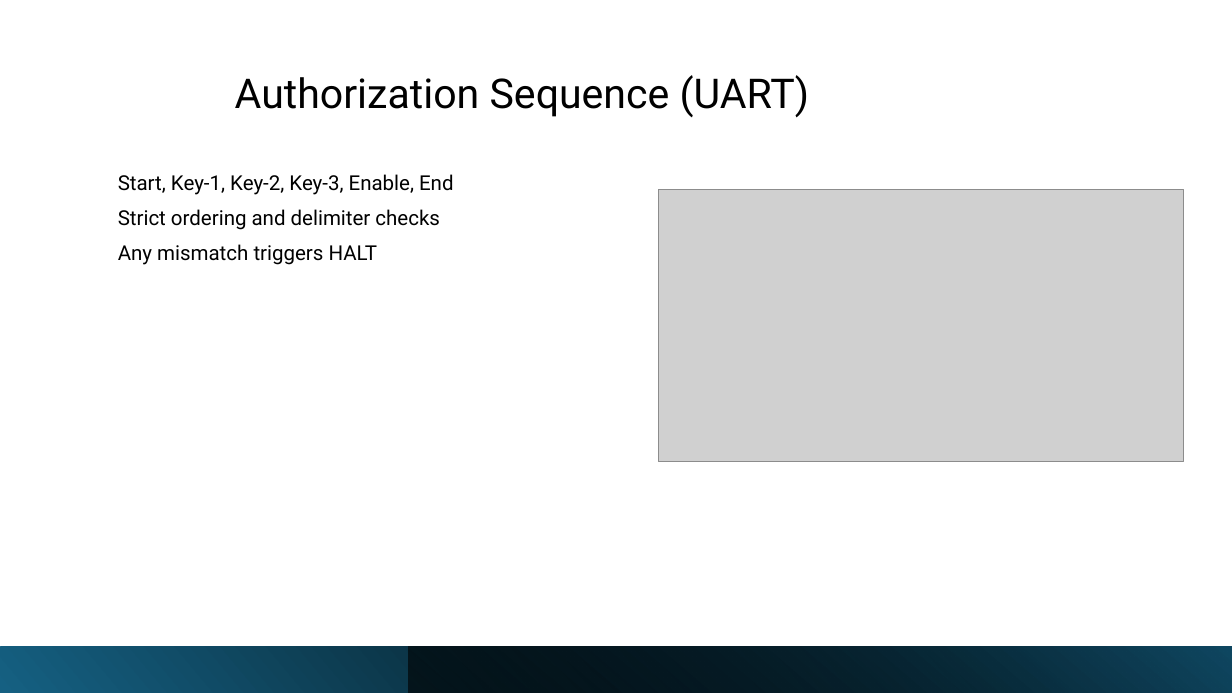
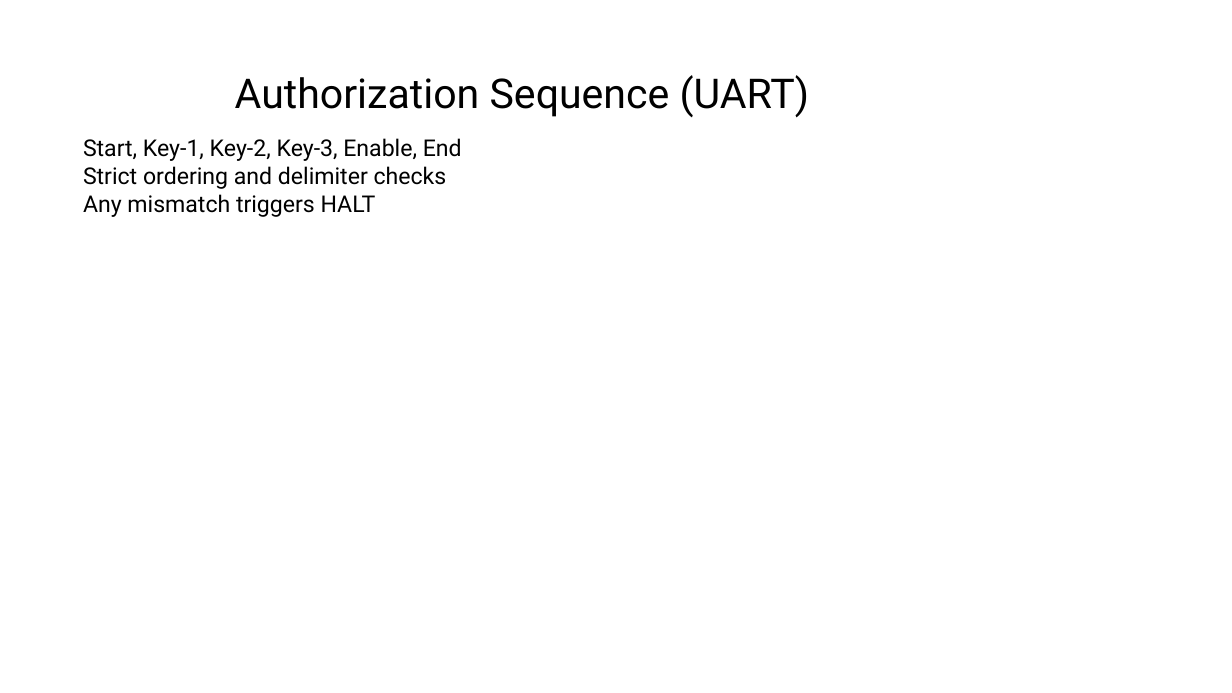
Before and after one commit to Maria618-hash/Ardiono-Alpha, a slide deck: slide 20 of thesis.pptx. Drawn at 1232x693 pixels with LibreOffice and Linux fonts; fonts in the diff are those of the drawing; grey boxes stand for pictures. Boxes give left, top, right and bottom in pixels: in the first picture for what was removed or moved away, otherwise in the second. Text is boxed around its words. In the diff, an @@ line names an element or a change of style, - is before the commit and + after.

```diff
--- a/thesis.pptx
+++ b/thesis.pptx
@@ text "Start, Key-1, Key-2, Key-3, Enable, ...": place and size @@
-text "Start, Key-1, Key-2, Key-3, Enable, ..." at (118, 174, 453, 265)
+text "Start, Key-1, Key-2, Key-3, Enable, ..." at (83, 138, 462, 217)
@@ text "Start, Key-1, Key-2, Key-3, Enable, ..." at (83, 138, 462, 217): size 16 to 18 pt; line spacing 0.9 to 1; less space between paragraphs @@
@@ picture removed at (658, 189, 1184, 462) @@
@@ rectangle removed at (0, 647, 1232, 693) @@
@@ rectangle removed at (409, 647, 1232, 693) @@
```
Also in this commit, not shown: 24 other slides changed, 10 slides added, 10 slides removed.
